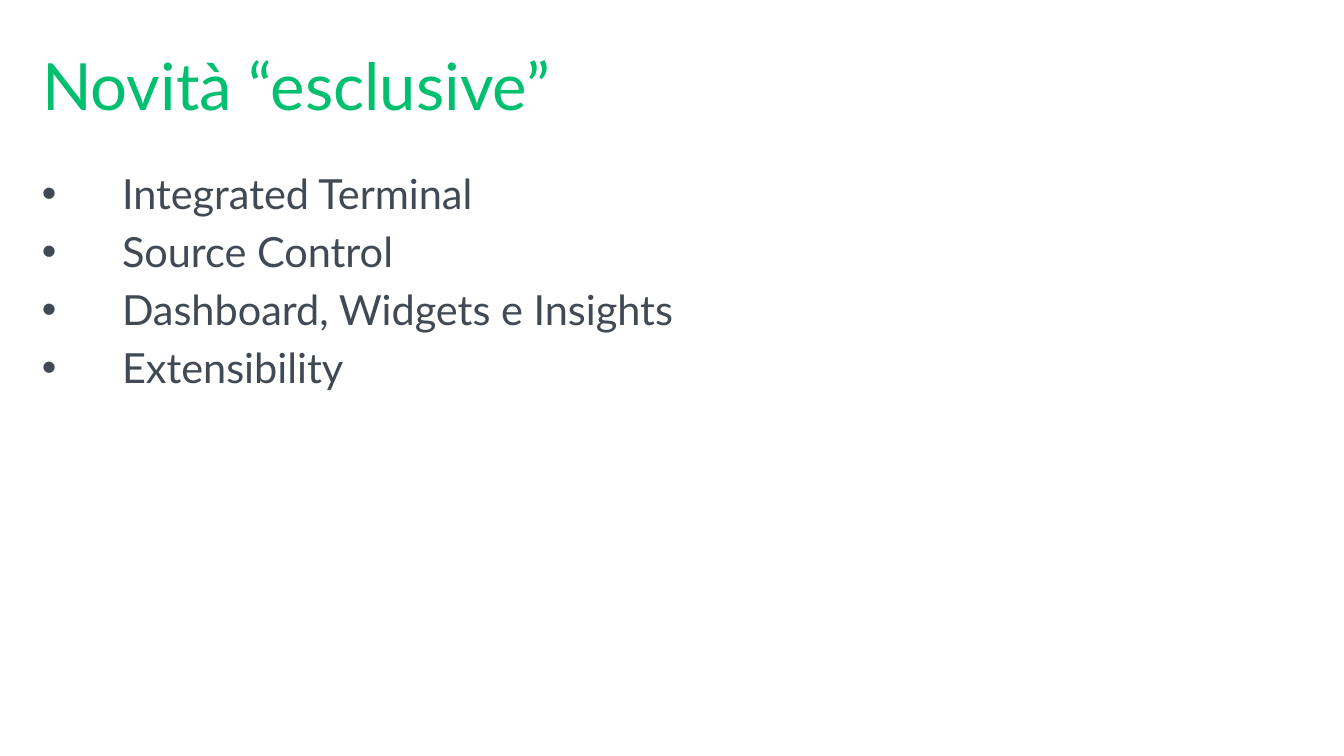
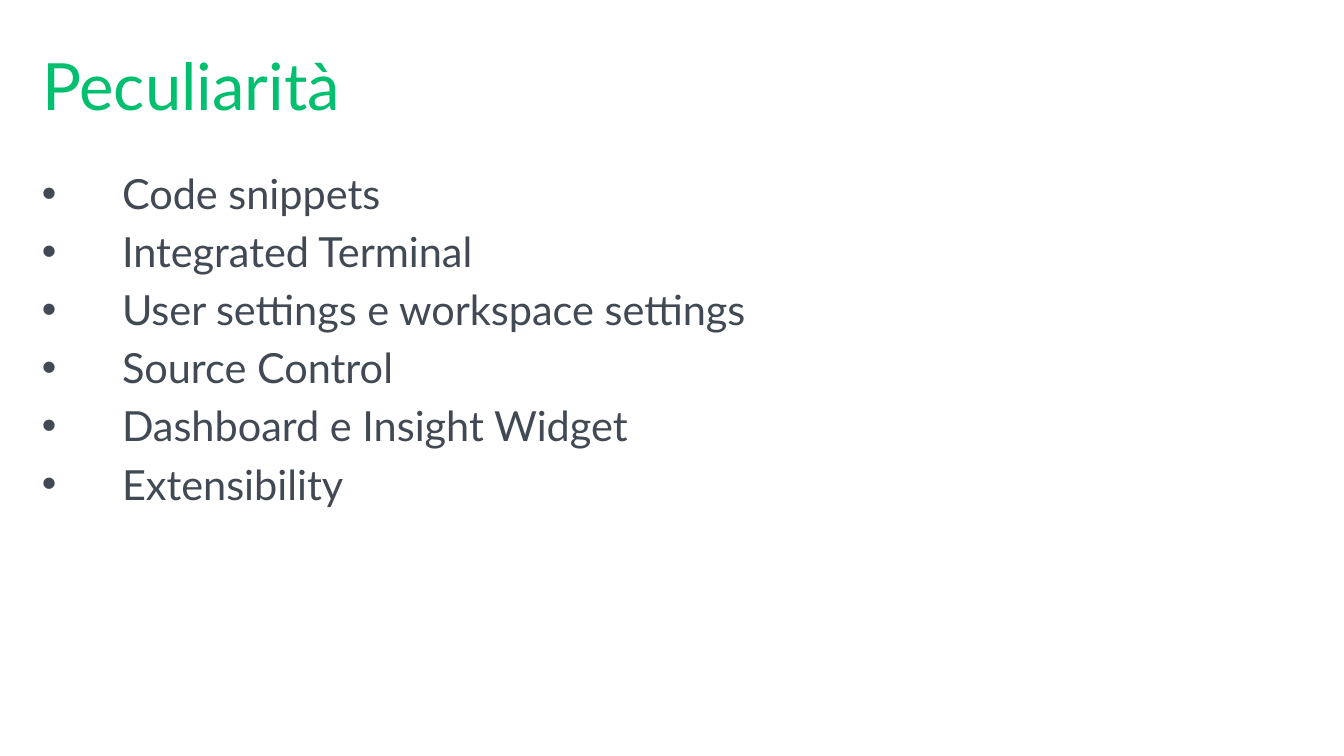
Before and after one commit to mrg3d/demo-opsstudio-repo, a slide deck: slide 13 of Introducing SQL Operations Studio.pptx. Drawn at 1344x756 pixels with LibreOffice and Linux fonts; fonts in the diff are those of the drawing; background and template pictures are left out. Boxes give left, top, right and bottom in pixels: in the first picture for what was removed or moved away, otherwise in the second. Text is boxed around its words. In the diff, an @@ line names an element or a change of style, - is before the commit and + after.

```diff
--- a/Introducing SQL Operations Studio.pptx
+++ b/Introducing SQL Operations Studio.pptx
@@ title at box(42, 62, 340, 111): text changed @@
-Novità “esclusive”
+Peculiarità
@@ text at box(122, 178, 380, 216): paragraph added @@
+• Code snippets
@@ text at box(122, 294, 746, 333): paragraph added @@
+• User settings e workspace settings
@@ text at box(122, 410, 628, 449): text changed @@
-• Dashboard, Widgets e Insights
+• Dashboard e Insight Widget
```
Also in this commit, not shown: 6 other slides changed, 4 slides added, 2 slides removed.
